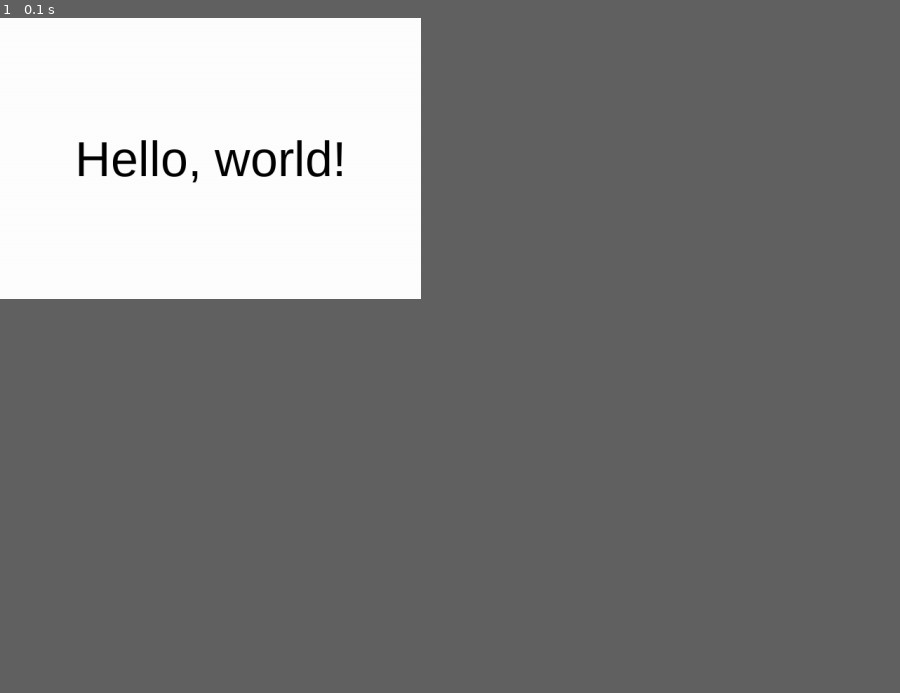
Above: before the commit, frame 1.
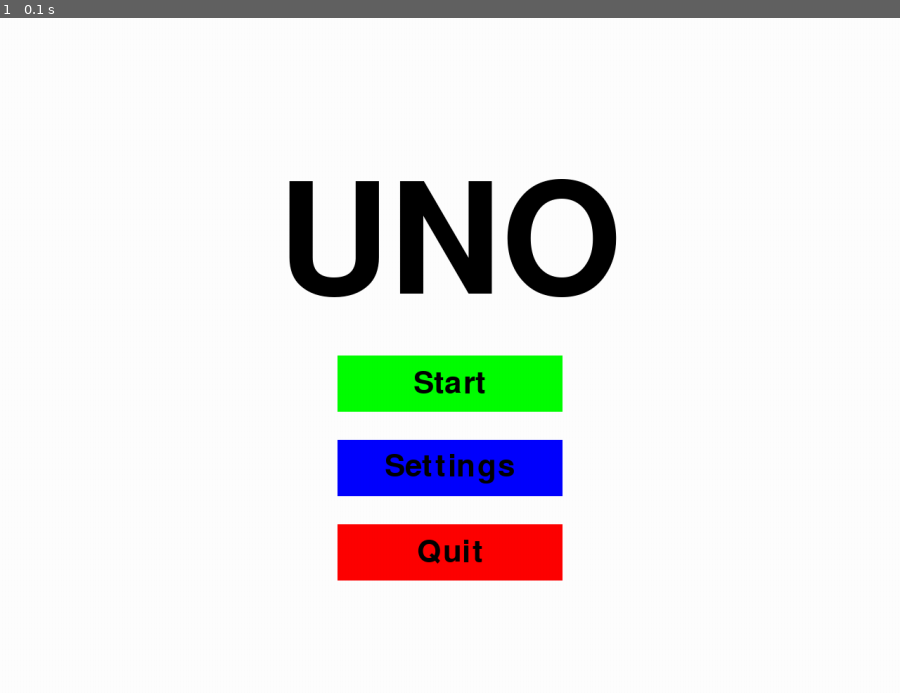
Above: after the commit, the same moment.

Repository: RuneLune/UNO-with-Pygame
Game: pygame game, started from src/app.py
Two runs of this game, one before a commit and one after it. Both use one fixed random seed, a clock stepped at 60 frames per second and the inputs below.
Inputs:
- Up to frame 1 (0.1 s): no input
The window is 421x281 before the commit and 900x675 after it. Grey fills any space a smaller window leaves; there, only what the larger window draws over its background counts as a difference.

The runs differ from the first frame. In frame 1, 10% of the frame differs, in the area x 8-69%, y 18-84%.

Commit message:
Update app.py
일단 타이틀+버튼 출력하는 부분 간단하게만 작성해봤습니다

Diff:
--- a/src/app.py
+++ b/src/app.py
@@ -1,34 +1,116 @@
 import pygame
-import sys
-from pygame.locals import QUIT
 
-# Variables
-width = 600
-height = 400
+# import sys
+
+pygame.init()
+
+# set up the screen
+screen_width = 1280
+screen_height = 960
+screen = pygame.display.set_mode((screen_width, screen_height), 0, 32)
+pygame.display.set_caption("Main Menu")
+fps = 60
+clock = pygame.time.Clock()
+
+# set up the colors
 white = (255, 255, 255)
 black = (0, 0, 0)
-fps = 30
+red = (255, 0, 0)
+green = (0, 255, 0)
+blue = (0, 0, 255)
 
-# Pygame initialize
-pygame.init()
+# set up the rectangle
+rect_width = screen_width / 4
+rect_height = rect_width / 4
 
-pygame.display.set_caption("Hello, world!")
-displaysurf = pygame.display.set_mode((width, height), 0, 32)
-clock = pygame.time.Clock()
+# set up the font
+title_font = pygame.font.SysFont("나눔고딕", round(screen_height / 3))
+menu_font = pygame.font.SysFont("나눔고딕", round(rect_height * 0.8))
 
-gulimfont = pygame.font.SysFont("arial", 70)
-helloworld = gulimfont.render("Hello, world!", 1, black)
-hellorect = helloworld.get_rect()
-hellorect.center = (width / 2, height / 2)
+# set up the buttons
+start_button = pygame.Rect(
+    (screen_width - rect_width) / 2, screen_height / 2, rect_width, rect_height
+)
+settings_button = pygame.Rect(
+    (screen_width - rect_width) / 2,
+    screen_height / 2 + rect_height * 1.5,
+    rect_width,
+    rect_height,
+)
+quit_button = pygame.Rect(
+    (screen_width - rect_width) / 2,
+    screen_height / 2 + rect_height * 3,
+    rect_width,
+    rect_height,
+)
 
-# Pygame main
-while True:
+# set up the button text
+title_text = title_font.render("UNO", True, black)
+start_text = menu_font.render("Start", True, black)
+settings_text = menu_font.render("Settings", True, black)
+quit_text = menu_font.render("Quit", True, black)
+
+# game loop
+running = True
+while running:
+    # handle events
     for event in pygame.event.get():
-        if event.type == QUIT:
-            pygame.quit()
-            sys.exit()
-    displaysurf.fill(white)
-    displaysurf.blit(helloworld, hellorect)
+        if event.type == pygame.QUIT:
+            running = False
+            # pygame.quit()
+            # sys.exit()
+        elif event.type == pygame.MOUSEBUTTONDOWN:
+            mouse_pos = pygame.mouse.get_pos()
+            if start_button.collidepoint(mouse_pos):
+                print("Start button clicked")
+            elif settings_button.collidepoint(mouse_pos):
+                print("Settings button clicked")
+            elif quit_button.collidepoint(mouse_pos):
+                running = False
 
+    # fill background
+    screen.fill(white)
+
+    # draw title text
+    screen.blit(
+        title_text,
+        (
+            screen_width / 2 - title_text.get_width() / 2,
+            screen_height / 2 - title_text.get_height() * 1.2,
+        ),
+    )
+
+    # draw buttons
+    pygame.draw.rect(screen, green, start_button)
+    pygame.draw.rect(screen, blue, settings_button)
+    pygame.draw.rect(screen, red, quit_button)
+
+    # draw button text
+    screen.blit(
+        start_text,
+        (
+            start_button.centerx - start_text.get_width() / 2,
+            start_button.centery - start_text.get_height() / 2,
+        ),
+    )
+    screen.blit(
+        settings_text,
+        (
+            settings_button.centerx - settings_text.get_width() / 2,
+            settings_button.centery - settings_text.get_height() / 2,
+        ),
+    )
+    screen.blit(
+        quit_text,
+        (
+            quit_button.centerx - quit_text.get_width() / 2,
+            quit_button.centery - quit_text.get_height() / 2,
+        ),
+    )
+
+    # update screen
     pygame.display.update()
     clock.tick(fps)
+
+# quit pygame
+pygame.quit()
